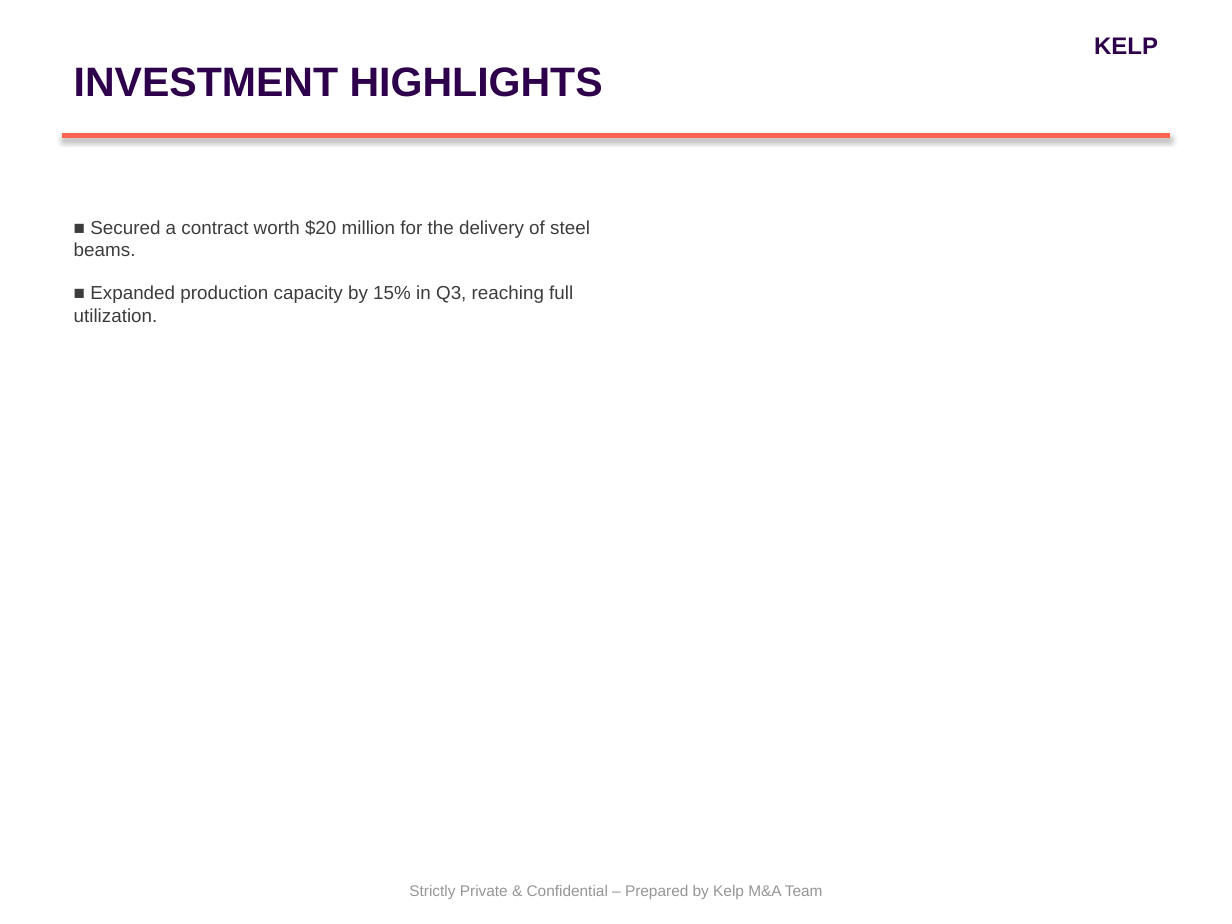
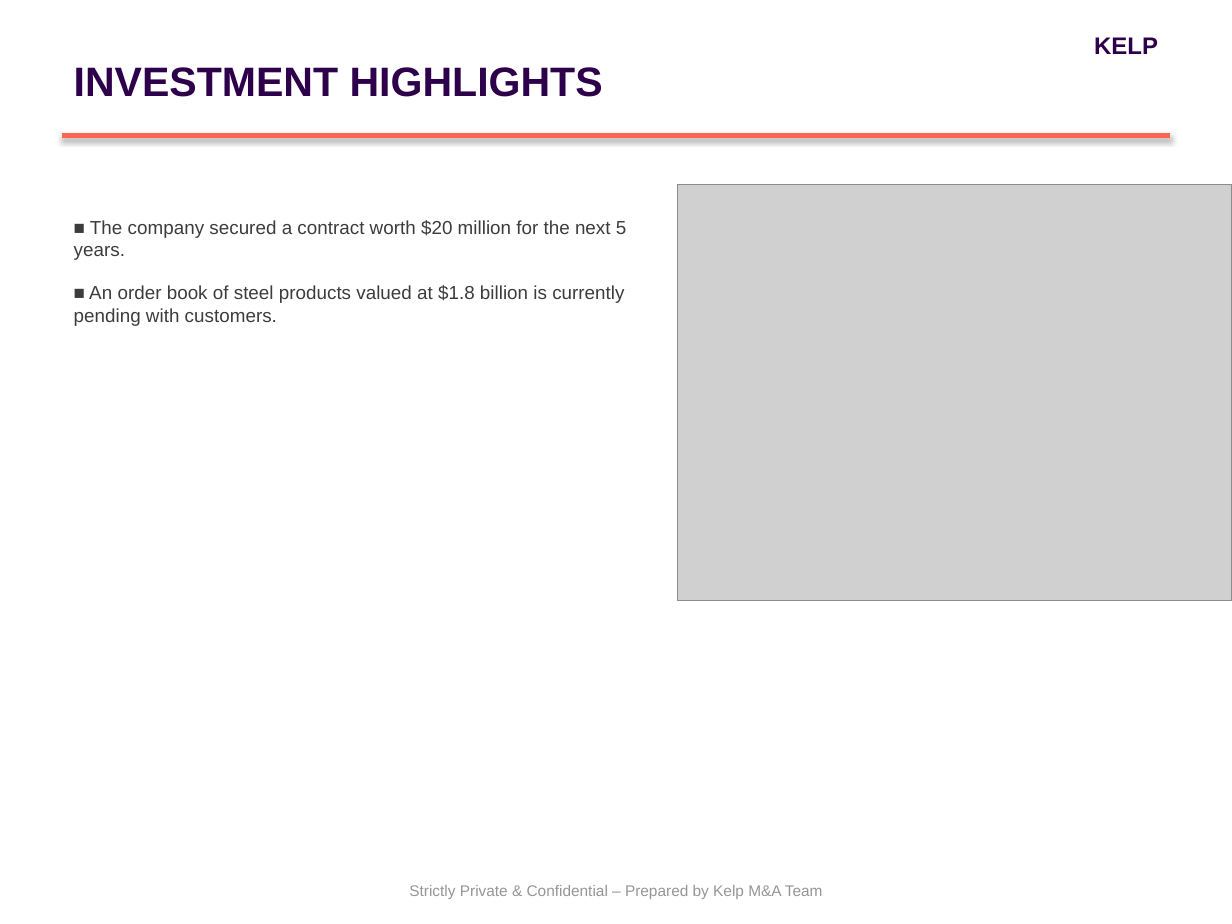
Before and after one commit to PiyushiAnand/Doc_to_PPT, a slide deck: slide 4 of Blind_Teaser_Kalyani Forge_Final.pptx. Drawn at 1232x924 pixels with LibreOffice and Linux fonts; fonts in the diff are those of the drawing; grey boxes stand for pictures. Boxes give left, top, right and bottom in pixels: in the first picture for what was removed or moved away, otherwise in the second. Text is boxed around its words. In the diff, an @@ line names an element or a change of style, - is before the commit and + after.

```diff
--- a/Blind_Teaser_Kalyani Forge_Final.pptx
+++ b/Blind_Teaser_Kalyani Forge_Final.pptx
@@ picture added at (678,185,1232,601) @@
@@ text at (74,220,626,326): text changed @@
-■ Secured a contract worth $20 million for the delivery of steel beams.
-■ Expanded production capacity by 15% in Q3, reaching full utilization.
+■ The company secured a contract worth $20 million for the next 5 years.
+■ An order book of steel products valued at $1.8 billion is currently pending with customers.
```
Also in this commit, not shown: 2 other slides changed, 14 other files.
